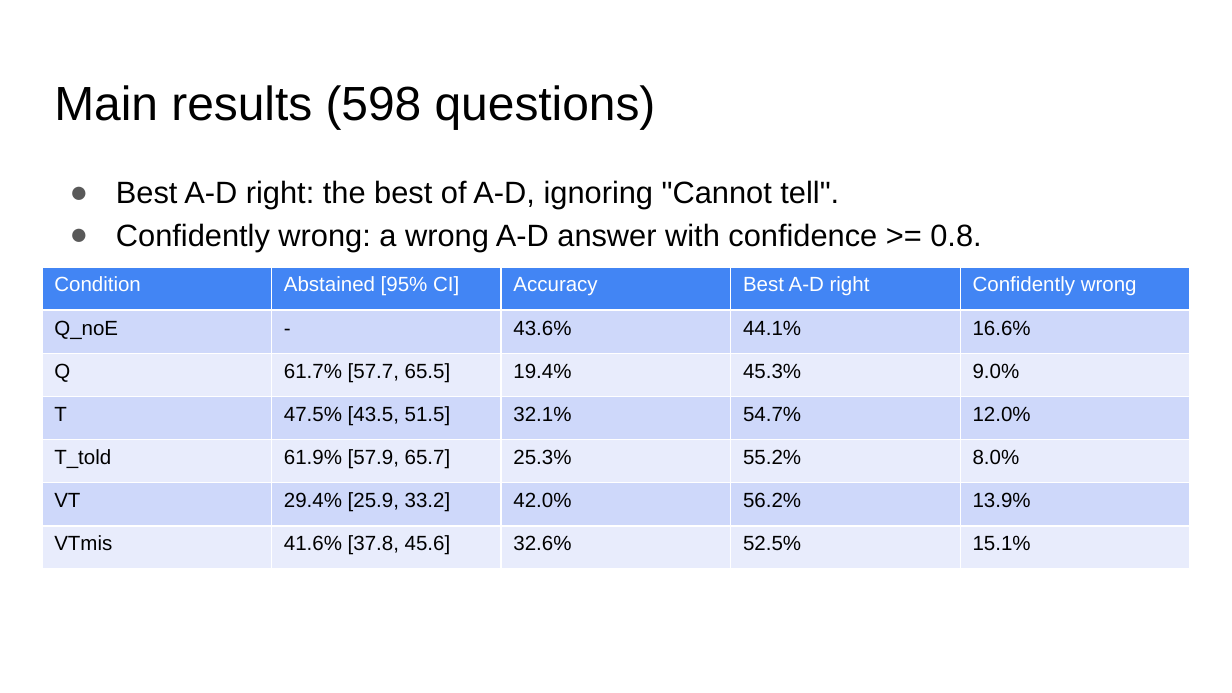
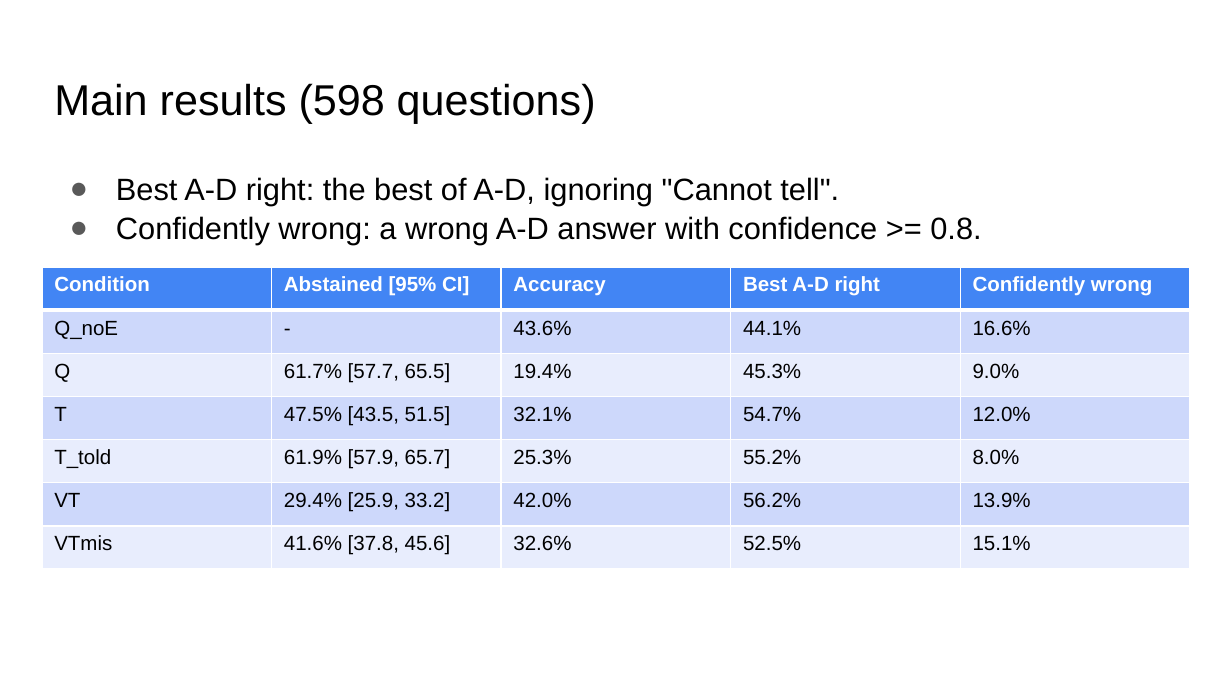
Before and after one commit to seriozh1/ai-alignment-demands-emotions, a slide deck: slide 24 of files/AI Alignemnt Emotions all slides.pptx (slide 4 before the commit). Drawn at 1232x693 pixels with LibreOffice and Linux fonts; fonts in the diff are those of the drawing. Boxes give left, top, right and bottom in pixels: in the first picture for what was removed or moved away, otherwise in the second. Text is boxed around its words. In the diff, an @@ line names an element or a change of style, - is before the commit and + after.

```diff
--- a/files/AI Alignemnt Emotions all slides.pptx
+++ b/files/AI Alignemnt Emotions all slides.pptx
@@ title "Main results (598 questions)" at (54, 83, 596, 123): size 28 to 25.2 pt @@
@@ text "Best A-D right: the best ..." at (116, 177, 981, 244): line spacing 1.15 to 1.05 @@
@@ table at (42, 267, 1188, 671) @@
@@ fill #CFD9FB to #CDD8FB in 15 cells @@
@@ fill #E9EDFD to #E8EDFD in 15 cells @@
@@ bold on in "Condition", "Abstained [95% CI]", "Accuracy", "Best A-D right" and 1 more places @@
```
Also in this commit, not shown: 11 other slides changed, 20 slides added, 2 slides removed, 30 other files.
